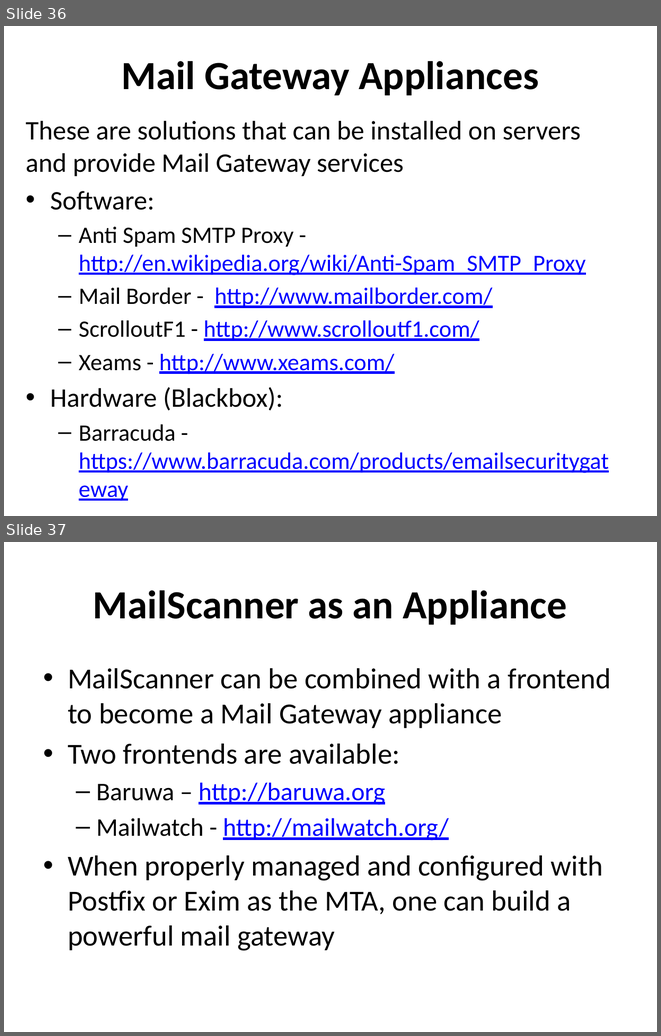
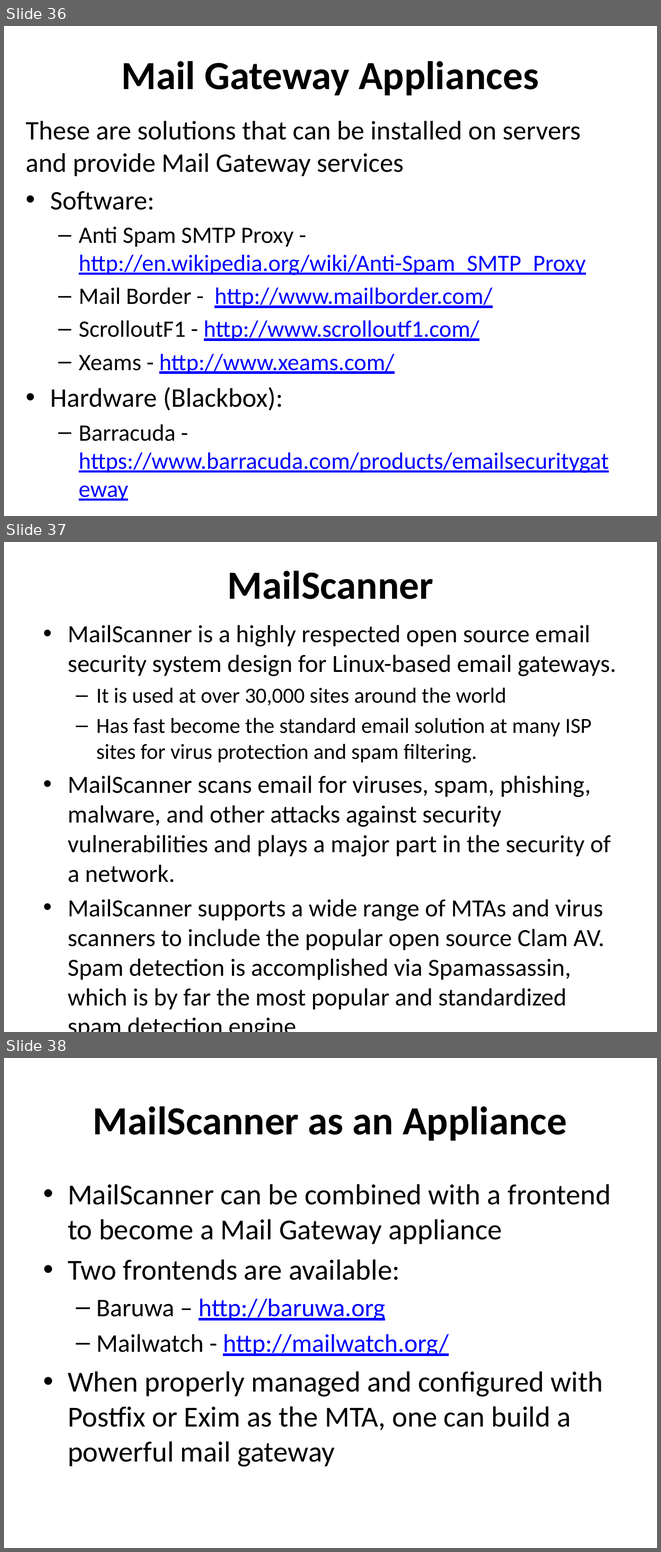
Before and after one commit to afnog/sse, a slide deck: postfix/postfix-mailgateway-debian.ppt. Shown one above the other, each under a label of ours: slides 36 and 37 before the commit, slides 36, 37 and 38 after it. The pictures are 661x1036 and 661x1552 pixels, drawn with LibreOffice and Linux fonts; fonts in the diff are those of the drawing. Boxes give left, top, right and bottom in pixels: in the first picture for what was removed or moved away, otherwise in the second. Text is boxed around its words. In the diff, an @@ line names an element or a change of style, - is before the commit and + after.

Commit message:
/ ‘postfix/postfix-mailgateway-debian.ppt’

```diff
--- a/postfix/postfix-mailgateway-debian.ppt
+++ b/postfix/postfix-mailgateway-debian.ppt
@@ slide 37 added at (4, 542, 657, 1032), background #FFFFFF @@
@@ title added at (227, 571, 433, 599), 44 pt, text #000000, bold @@
+MailScanner
@@ text added at (68, 625, 616, 1009), 27.2 pt, text #000000 @@
+• MailScanner is a highly respected open source email security system design for Linux-based email gateways.
+  – It is used at over 30,000 sites around the world
+  – Has fast become the standard email solution at many ISP sites for virus protection and spam filtering.
+• MailScanner scans email for viruses, spam, phishing, malware, and other attacks against security vulnerabilities and plays a major part in the security of a network.
+• MailScanner supports a wide range of MTAs and virus scanners to include the popular open source Clam AV. Spam detection is accomplished via Spamassassin, which is by far the most popular and standardized spam detection engine.
@@ what was slide 37 is now slide 38 @@
```
